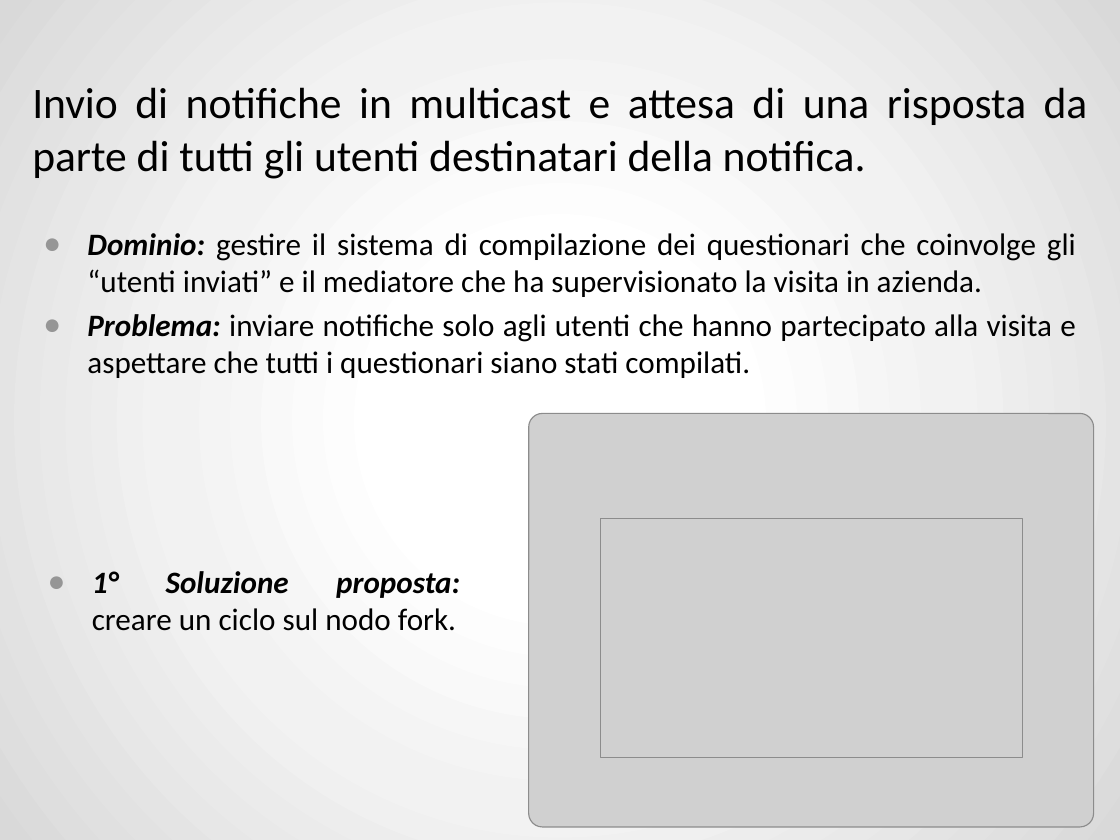
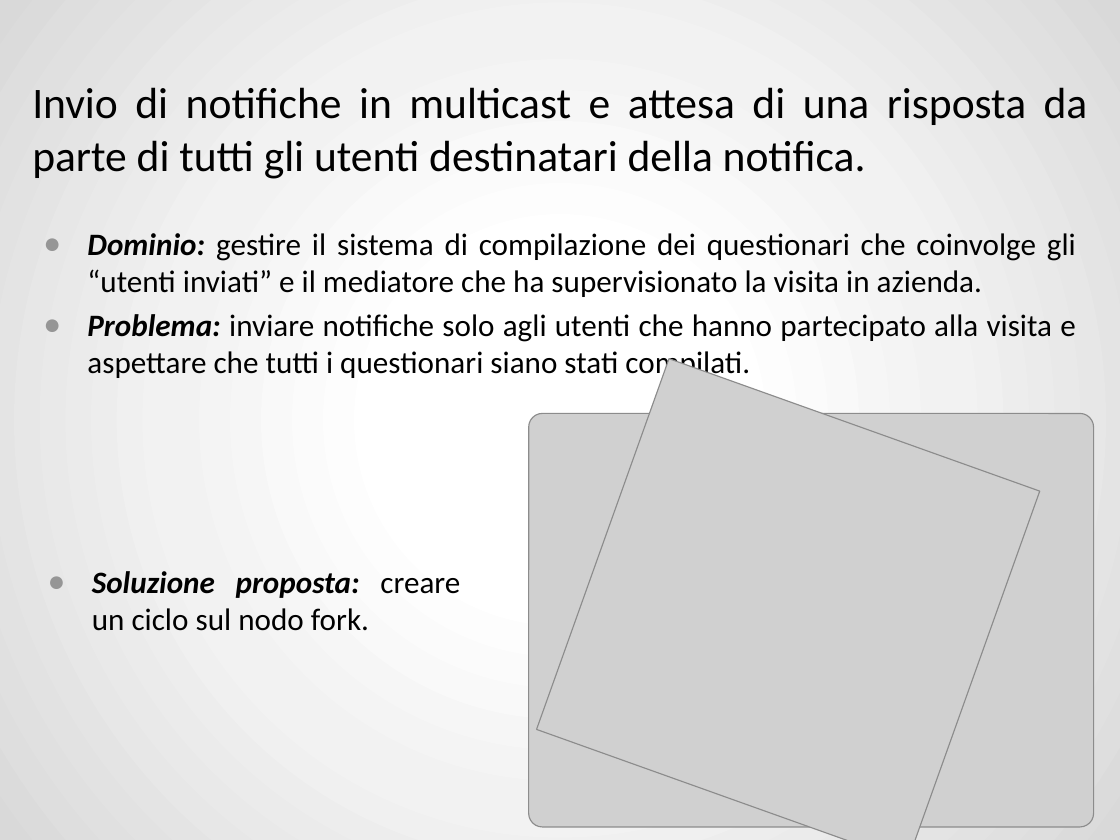
Before and after one commit to ZhangUranus/amicidelgas, a slide deck: slide 58 of SeamAmiciDelGas/risorse_gassose/presentazione_demo/SeamAmiciDelGas - finale.pptx (slide 48 before the commit). Drawn at 1120x840 pixels with LibreOffice and Linux fonts; fonts in the diff are those of the drawing; grey boxes stand for pictures; background and template pictures are left out. Boxes give left, top, right and bottom in pixels: in the first picture for what was removed or moved away, otherwise in the second. Text is boxed around its words. In the diff, an @@ line names an element or a change of style, - is before the commit and + after.

```diff
--- a/SeamAmiciDelGas/risorse_gassose/presentazione_demo/SeamAmiciDelGas - finale.pptx
+++ b/SeamAmiciDelGas/risorse_gassose/presentazione_demo/SeamAmiciDelGas - finale.pptx
@@ picture at <box>536,358,1041,840</box>: rotation 0 to 19 degrees @@
@@ text at <box>92,571,460,631</box>: text changed @@
-● 1° Soluzione proposta: creare un ciclo sul nodo fork.
+● Soluzione proposta: creare un ciclo sul nodo fork.
```
Also in this commit, not shown: 25 other slides changed, 12 slides added, 4 slides removed.
